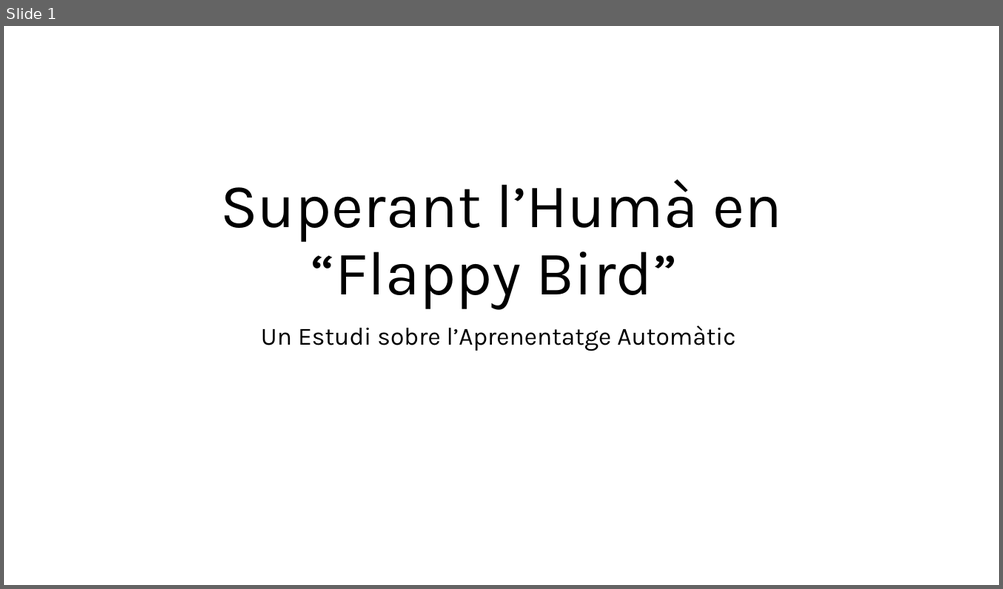
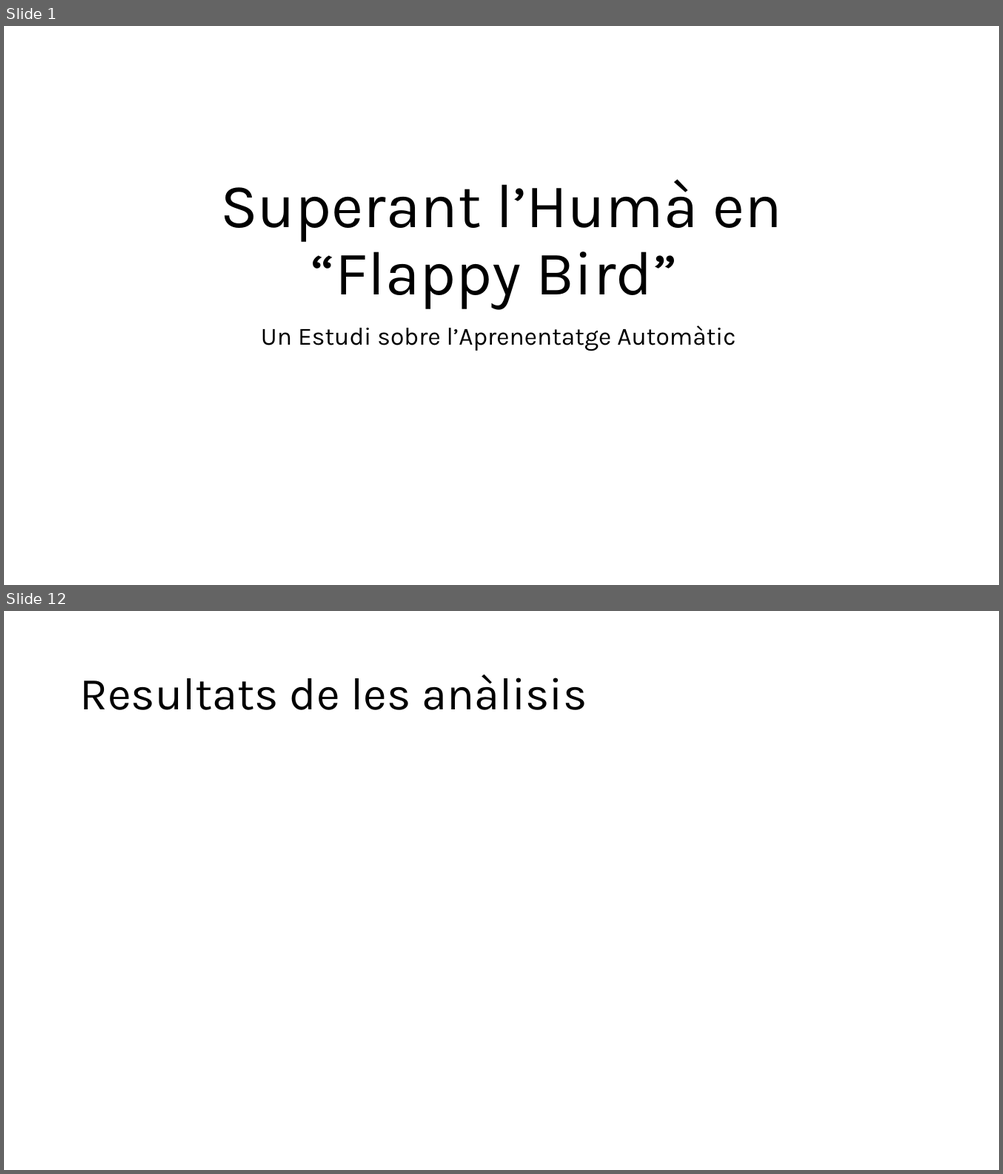
Before and after one commit to FerrerJan/Treball-de-Recerca-IA, a slide deck: TR_ESCRIT/SUPERANT-L'HUMÀ.pptx. Shown one above the other, each under a label of ours: slide 1 before the commit, slides 1 and 12 after it; the slides between them are not shown. The pictures are 1003x589 and 1003x1174 pixels, drawn with LibreOffice and Linux fonts; fonts in the diff are those of the drawing. Boxes give left, top, right and bottom in pixels: in the first picture for what was removed or moved away, otherwise in the second. Text is boxed around its words. In the diff, an @@ line names an element or a change of style, - is before the commit and + after.

```diff
--- a/TR_ESCRIT/SUPERANT-L'HUMÀ.pptx
+++ b/TR_ESCRIT/SUPERANT-L'HUMÀ.pptx
@@ slide 12 added at [4, 611, 999, 1170], background #FFFFFF @@
@@ title added at [79, 674, 587, 710], 44 pt, text #000000 @@
+Resultats de les anàlisis
```
Also in this commit, not shown: 12 other slides added, 1 slide removed.
